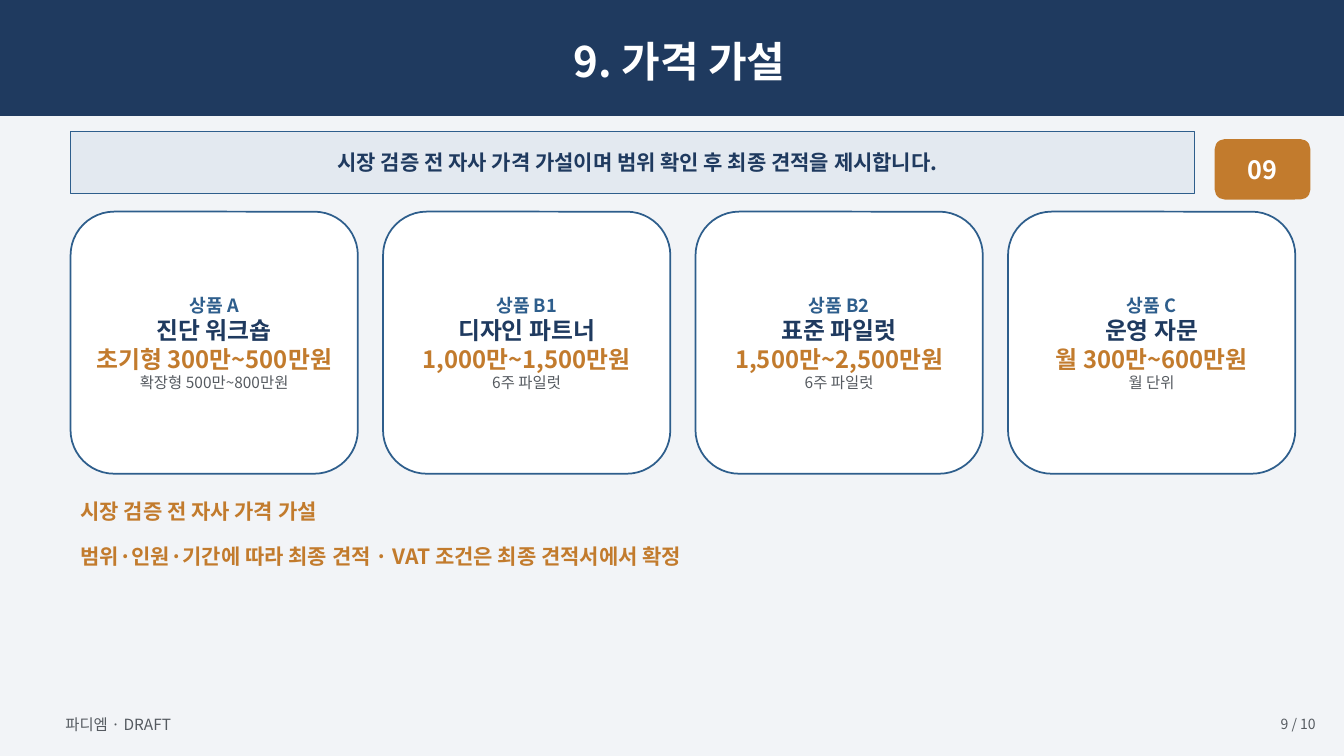
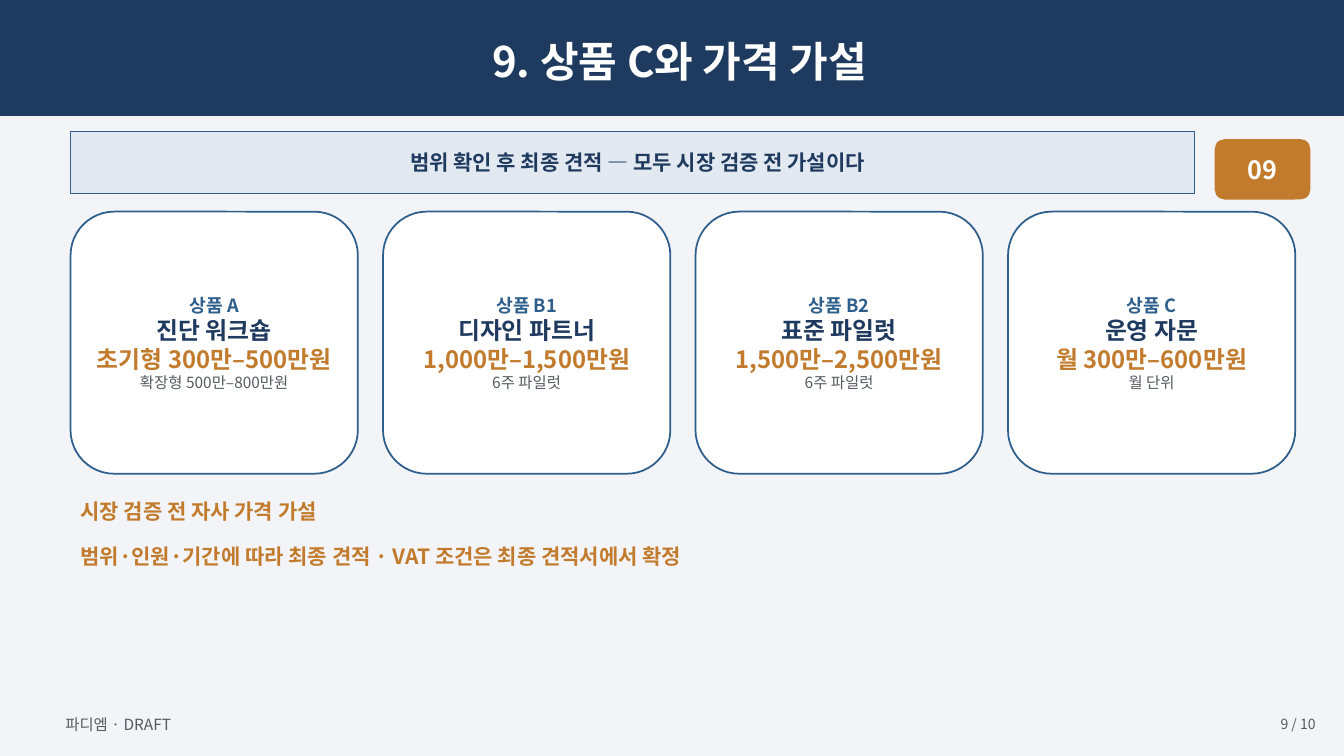
Before and after one commit to skerishKang/ai-revenue-lab, a slide deck: slide 9 of docs/commercial/business-35-ai-media-education-dx/customer-package/Business35_Master_Proposal_10p.pptx. Drawn at 1344x756 pixels with LibreOffice and Linux fonts; fonts in the diff are those of the drawing. Boxes give left, top, right and bottom in pixels: in the first picture for what was removed or moved away, otherwise in the second. Text is boxed around its words. In the diff, an @@ line names an element or a change of style, - is before the commit and + after.

```diff
--- a/docs/commercial/business-35-ai-media-education-dx/customer-package/Business35_Master_Proposal_10p.pptx
+++ b/docs/commercial/business-35-ai-media-education-dx/customer-package/Business35_Master_Proposal_10p.pptx
@@ text in rectangle at <box>492,41,866,81</box>: text changed @@
-9. 가격 가설
+9. 상품 C와 가격 가설
@@ text in rectangle at <box>410,152,865,172</box>: text changed @@
-시장 검증 전 자사 가격 가설이며 범위 확인 후 최종 견적을 제시합니다.
+범위 확인 후 최종 견적 — 모두 시장 검증 전 가설이다
@@ text in rounded rectangle at <box>97,348,331,389</box>: text changed @@
-초기형 300만~500만원
-확장형 500만~800만원
+초기형 300만–500만원
+확장형 500만–800만원
@@ text in rounded rectangle at <box>423,348,630,373</box>: text changed @@
-1,000만~1,500만원
+1,000만–1,500만원
@@ text in rounded rectangle at <box>736,348,943,373</box>: text changed @@
-1,500만~2,500만원
+1,500만–2,500만원
@@ text in rounded rectangle at <box>1056,348,1247,370</box>: text changed @@
-월 300만~600만원
+월 300만–600만원
```
Also in this commit, not shown: 8 other slides changed, 1 slide added, 1 slide removed, 34 other files.
